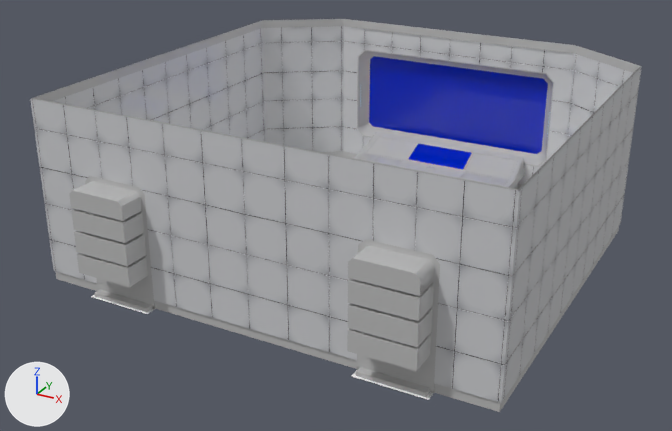
The FBX model Assets/Resources/Arts/Map/Modeling/ML_hall.fbx: old version first, new version second.
Both versions are drawn from a 50 mm camera at (13.24, -25.5, 13.9) aimed at (-0.47, -0.56, 1.43). The axes (+X, +Y, +Z) are drawn at lower left. The lights are the same throughout. The picture after the commit comes second. Where no turn or scale is listed for an object, it has been applied to the vertices. Vertices at exactly the same position are counted once.
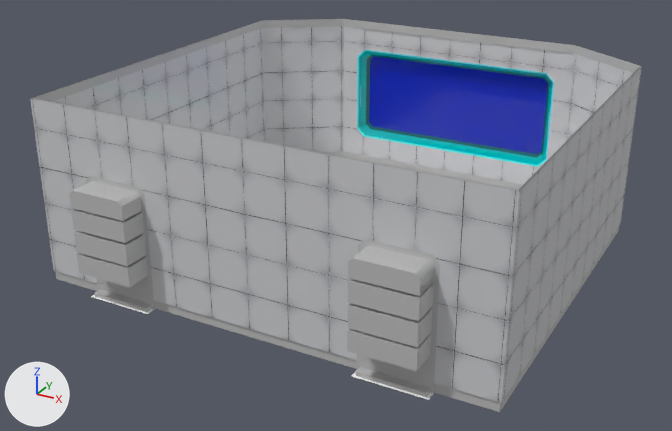
Boxes [x1, y1, x2, y2] around the edits, measured in the pictures (672 x 431 px):
part 1 of me_mesh, deleted
    before: [358, 153, 518, 189]
part 2 of me_mesh, cut back
    before: [353, 132, 524, 188]
    after: [363, 52, 552, 161]
part 3 of me_mesh, recoloured
    both: [359, 51, 553, 165]
part 4 of me_mesh, recoloured
    both: [357, 50, 554, 167]

Edits to the bpy script that builds the scene:
```text
Add mat_00:
    mat_00 = principled_material('00')
    mat_00.base_color = (0.0, 0.5, 0.5)  # cyan #00bcbc
    mat_00.roughness = 0.0
Add mat_material__1600:
    mat_material__1600 = principled_material('Material #1600')
    mat_material__1600.base_color = (0.0846, 0.883, 0.899)  # cyan #52f1f3
    mat_material__1600.roughness = 0.0
Add mat_material__1599:
    mat_material__1599 = principled_material('Material #1599')
    mat_material__1599.base_color = (0.0, 0.13, 0.133)  # dark cyan #006566
    mat_material__1599.roughness = 0.0
Change me_mesh:
    used by ob_object009; location = (0.0, 0.0, 0.0)
    remove me_mesh.from_pydata(...)  # 2035 vertices, 3648 faces; spans x -7.5..7.5, y -7.3..8.3, z 0.0..6.0
    add me_mesh.from_pydata(...)  # 1008 vertices, 1912 faces; spans x -7.5..7.5, y -7.3..8.3, z 0.0..6.0
    me_mesh part 1: 16 loose pieces with 518 vertices, spanning x -3.1..3.1, y 6.0..7.9, z 0.0..0.9, are deleted
    me_mesh part 2: 533 vertices removed from x -3.3..3.3, y 5.9..7.9, z 0.6..1.4; 24 vertices added at x -3.9..3.9, y 8.2, z 1.4..4.6
    me_mesh part 3: 48 faces spanning x -4.0..4.0, y 7.9..8.1, z 1.2..4.8 switch from mat_hall (its picture is missing) to mat_00 (cyan #00bcbc)
    me_mesh part 4: 192 faces spanning x -4.1..4.1, y 7.9, z 1.1..4.9 switch from mat_hall (its picture is missing) to mat_material__1600 (cyan #52f1f3)
    add me_mesh.materials.append(mat_material__1599)  # dark cyan #006566
```
